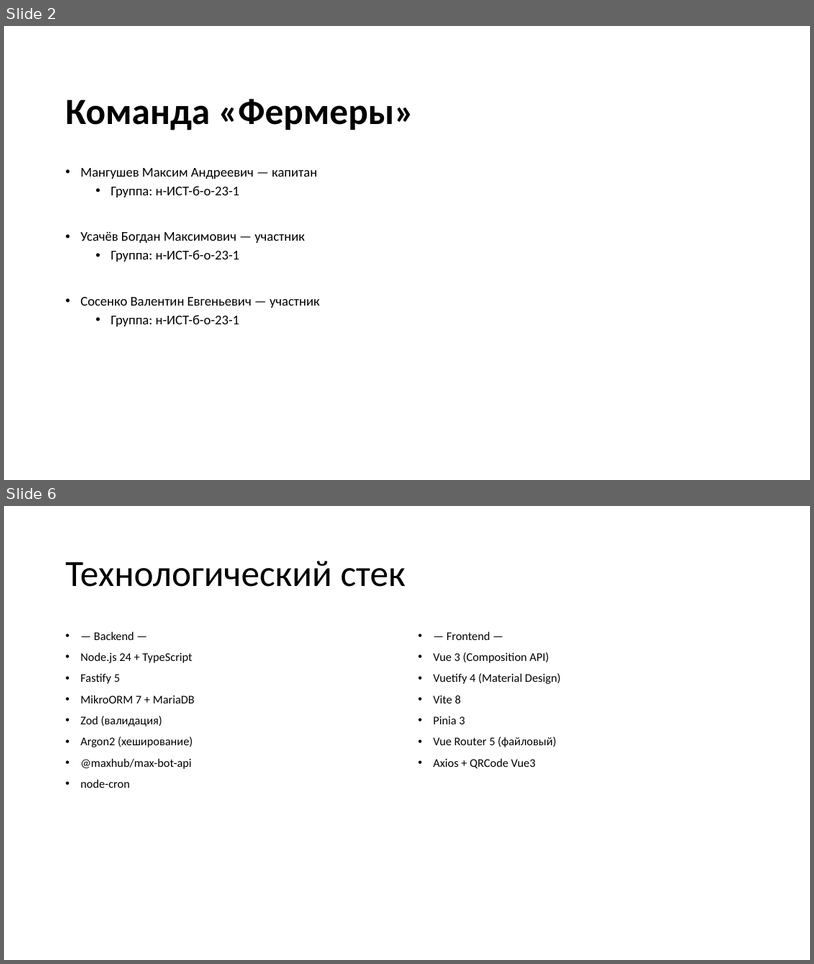
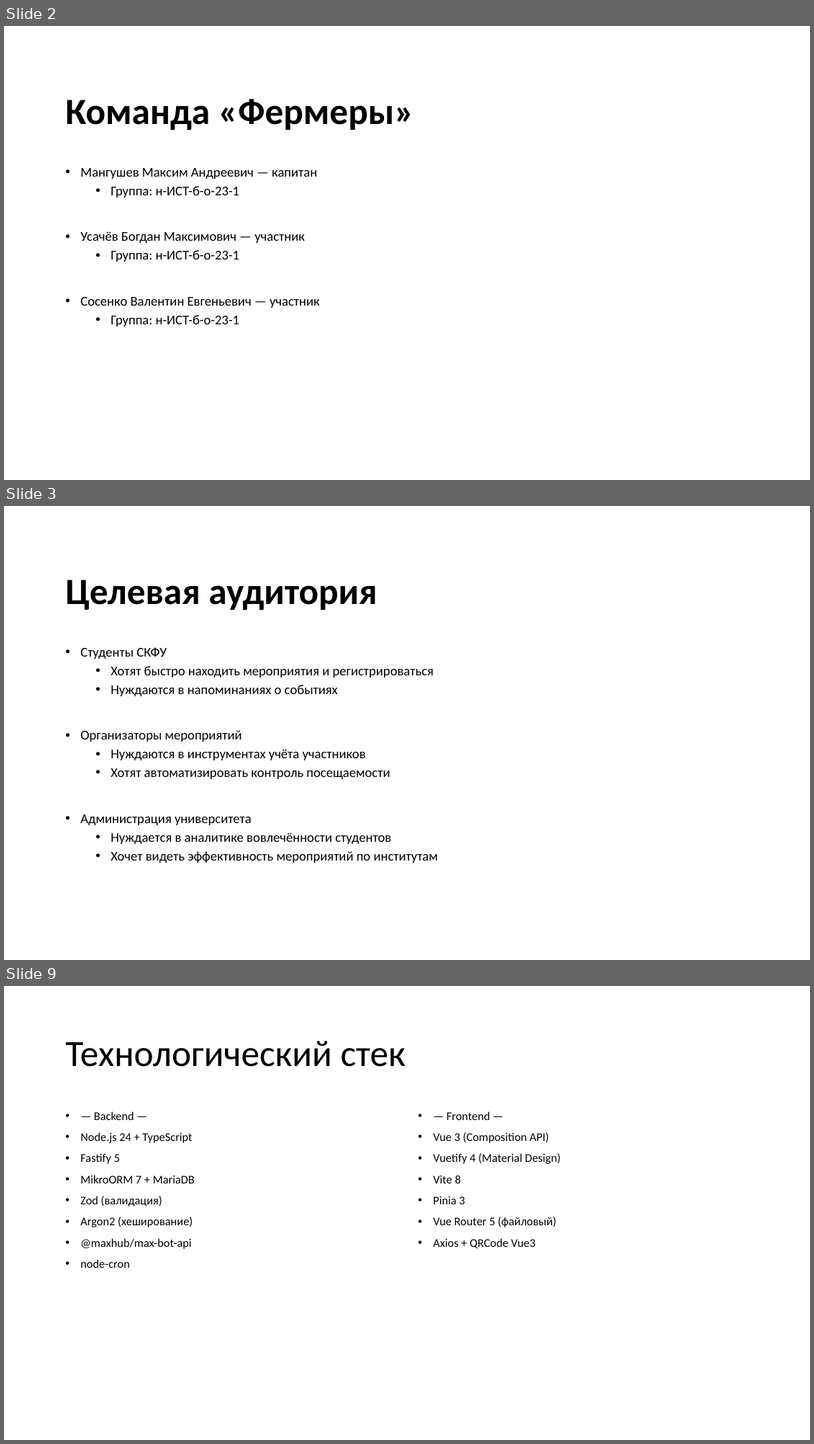
Before and after one commit to ThisIsLamer/ncfu-bot, a slide deck: Документы/Презентация_NCFU_Events.pptx. Shown one above the other, each under a label of ours: slides 2 and 6 before the commit, slides 2, 3 and 9 after it; the slides between them are not shown. The pictures are 814x964 and 814x1444 pixels, drawn with LibreOffice and Linux fonts; fonts in the diff are those of the drawing; background and template pictures are left out. Boxes give left, top, right and bottom in pixels: in the first picture for what was removed or moved away, otherwise in the second. Text is boxed around its words. In the diff, an @@ line names an element or a change of style, - is before the commit and + after.

```diff
--- a/Документы/Презентация_NCFU_Events.pptx
+++ b/Документы/Презентация_NCFU_Events.pptx
@@ slide 3 added at [4,506,810,960], background picture (left out) @@
@@ title added at [65,579,377,610], 44 pt, text #000000, bold @@
+Целевая аудитория
@@ text added at [80,647,438,862], 16 pt, text #000000 @@
+• Студенты СКФУ
+  • Хотят быстро находить мероприятия и регистрироваться
+  • Нуждаются в напоминаниях о событиях
+• Организаторы мероприятий
+  • Нуждаются в инструментах учёта участников
+  • Хотят автоматизировать контроль посещаемости
+• Администрация университета
+  • Нуждается в аналитике вовлечённости студентов
+  • Хочет видеть эффективность мероприятий по институтам
@@ what was slide 6 is now slide 9 @@
```
Also in this commit, not shown: 3 slides changed, 4 other slides added, 1 slide removed.
